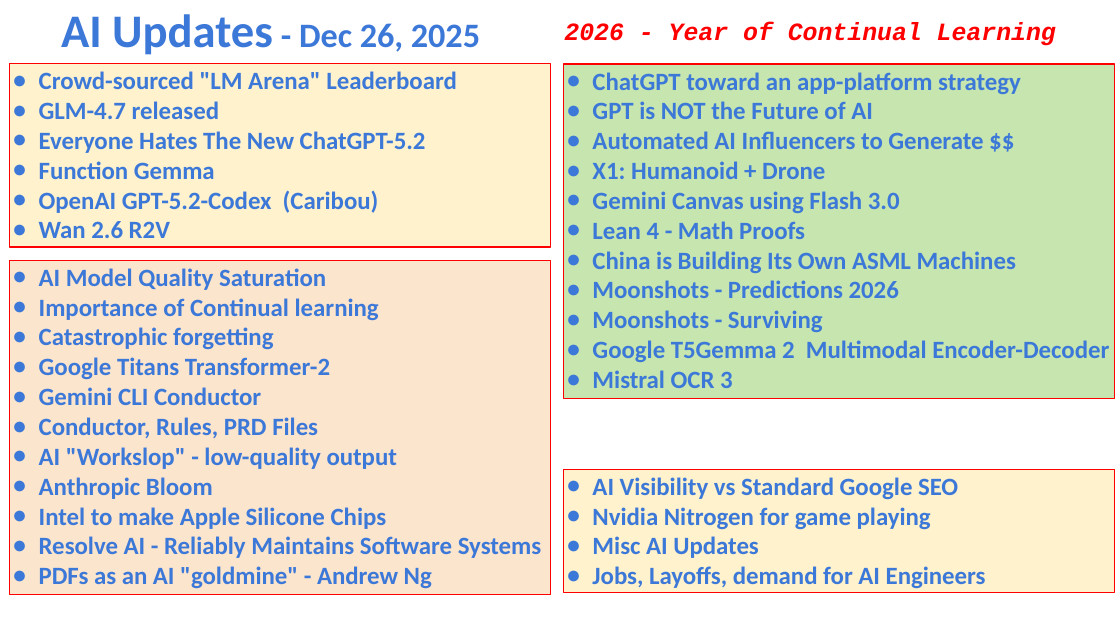
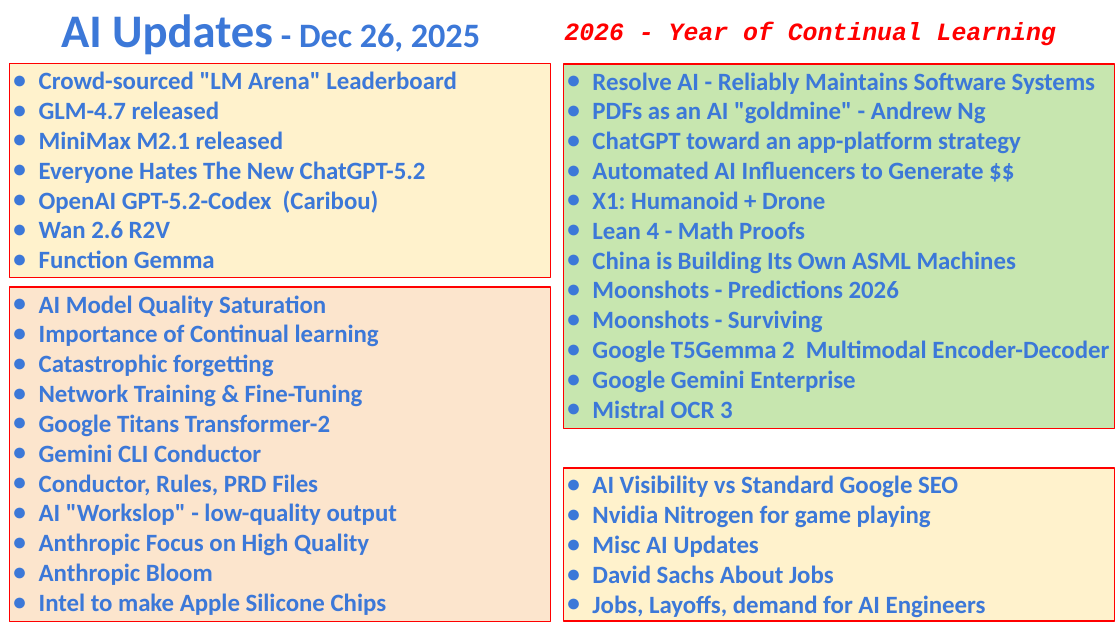
Before and after one commit to lselector/seminar, a slide deck: slide 1 of 2025/2025-12-26-AI-Updates.pptx. Drawn at 1120x630 pixels with LibreOffice and Linux fonts; fonts in the diff are those of the drawing. Boxes give left, top, right and bottom in pixels: in the first picture for what was removed or moved away, otherwise in the second. Text is boxed around its words. In the diff, an @@ line names an element or a change of style, - is before the commit and + after.

```diff
--- a/2025/2025-12-26-AI-Updates.pptx
+++ b/2025/2025-12-26-AI-Updates.pptx
@@ rectangle "Crowd-sourced "LM Arena" Leaderboard": place and size @@
-rectangle "Crowd-sourced "LM Arena" Leaderboard" at bbox=[10, 64, 551, 248]
+rectangle "Crowd-sourced "LM Arena" Leaderboard" at bbox=[10, 64, 551, 278]
@@ rectangle "Resolve AI - Reliably Maintains ...": place and size @@
-rectangle "Resolve AI - Reliably Maintains ..." at bbox=[563, 64, 1114, 398]
+rectangle "Resolve AI - Reliably Maintains ..." at bbox=[563, 64, 1114, 428]
@@ text in rectangle at bbox=[592, 72, 1095, 123]: paragraphs added @@
+● Resolve AI - Reliably Maintains Software Systems
+● PDFs as an AI "goldmine" - Andrew Ng
@@ text in rectangle at bbox=[592, 101, 873, 119]: paragraph removed @@
-● GPT is NOT the Future of AI
@@ text in rectangle at bbox=[39, 131, 284, 149]: paragraph added @@
+● MiniMax M2.1 released
@@ text in rectangle at bbox=[39, 161, 215, 179]: paragraph removed @@
-● Function Gemma
@@ text in rectangle at bbox=[592, 191, 900, 213]: paragraph removed @@
-● Gemini Canvas using Flash 3.0
@@ text in rectangle at bbox=[39, 250, 215, 268]: paragraph added @@
+● Function Gemma
@@ rectangle "AI Model Quality Saturation": place and size @@
-rectangle "AI Model Quality Saturation" at bbox=[10, 260, 551, 594]
+rectangle "AI Model Quality Saturation" at bbox=[10, 287, 551, 620]
@@ text in rectangle at bbox=[39, 384, 363, 406]: paragraph added @@
+● Network Training & Fine-Tuning
@@ text in rectangle at bbox=[592, 370, 855, 392]: paragraph added @@
+● Google Gemini Enterprise
@@ rectangle "AI Visibility vs Standard Google ...": place and size @@
-rectangle "AI Visibility vs Standard Google ..." at bbox=[563, 469, 1114, 592]
+rectangle "AI Visibility vs Standard Google ..." at bbox=[563, 468, 1114, 622]
@@ text in rectangle at bbox=[39, 533, 369, 555]: paragraph added @@
+● Anthropic Focus on High Quality
@@ text in rectangle at bbox=[39, 536, 541, 588]: paragraphs removed @@
-● Resolve AI - Reliably Maintains Software Systems
-● PDFs as an AI "goldmine" - Andrew Ng
@@ text in rectangle at bbox=[592, 565, 834, 583]: paragraph added @@
+● David Sachs About Jobs
```
Also in this commit, not shown: 18 other slides changed, 2 slides added, 2 slides removed.
